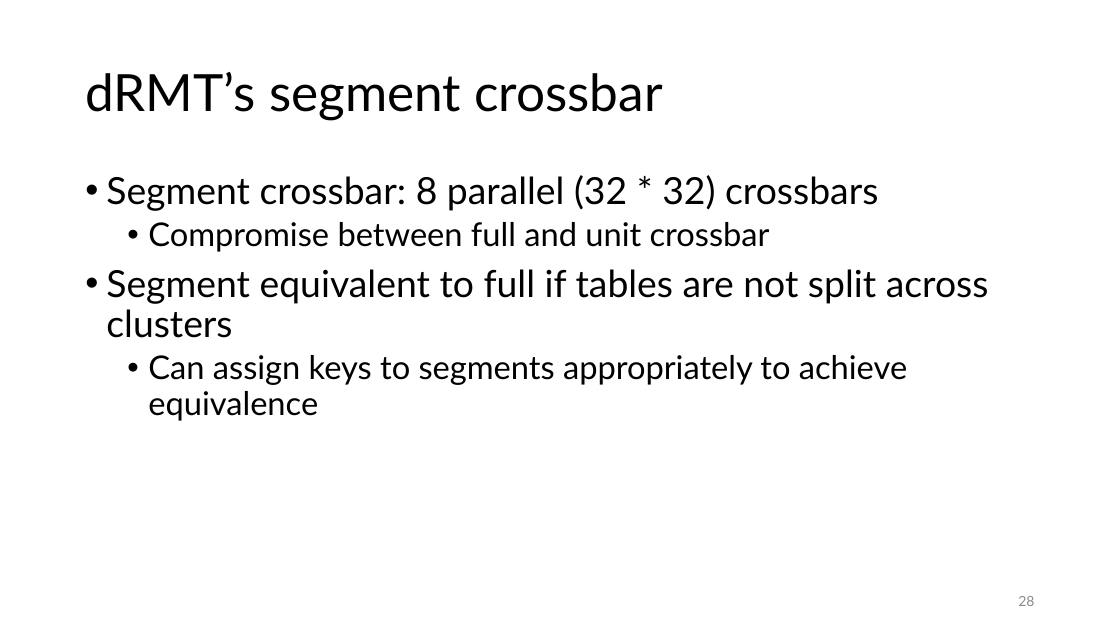
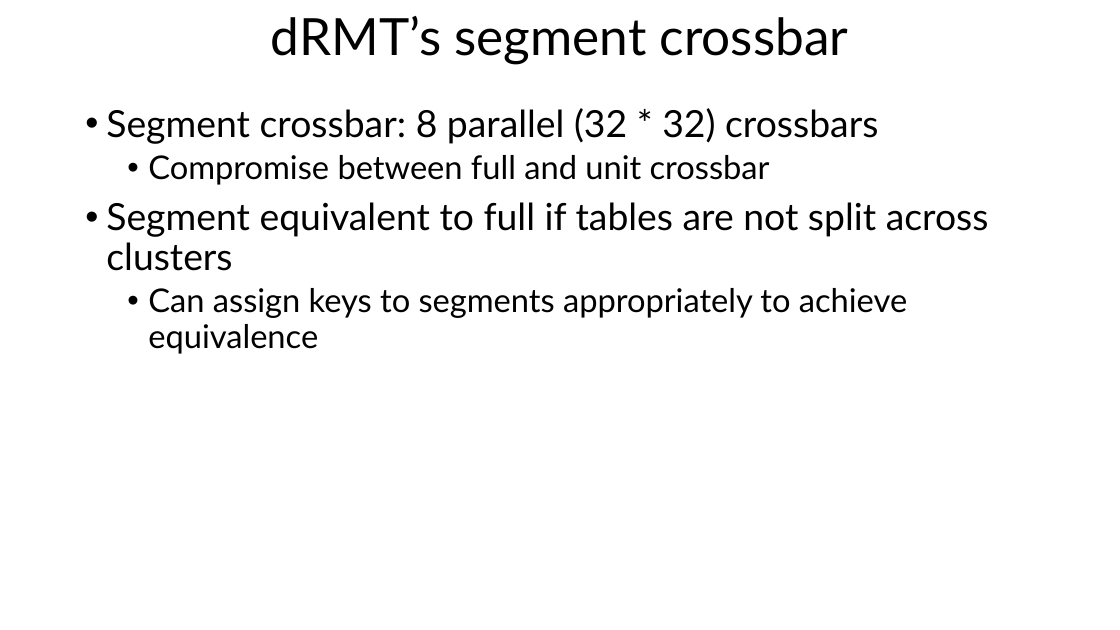
Before and after one commit to anirudhSK/drmt_talk, a slide deck: slide 26 of drmt_sigcomm.pptx (slide 28 before the commit). Drawn at 1120x630 pixels with LibreOffice and Linux fonts; fonts in the diff are those of the drawing. Boxes give left, top, right and bottom in pixels: in the first picture for what was removed or moved away, otherwise in the second. Text is boxed around its words. In the diff, an @@ line names an element or a change of style, - is before the commit and + after.

```diff
--- a/drmt_sigcomm.pptx
+++ b/drmt_sigcomm.pptx
@@ title "dRMT’s segment crossbar": place and size @@
-title "dRMT’s segment crossbar" at (85,72,663,120)
+title "dRMT’s segment crossbar" at (271,16,849,65)
@@ title "dRMT’s segment crossbar" at (271,16,849,65): alignment left to centre @@
@@ text "Segment crossbar: 8 parallel (32 ...": place and size @@
-text "Segment crossbar: 8 parallel (32 ..." at (106,175,989,421)
+text "Segment crossbar: 8 parallel (32 ..." at (106,108,989,354)
@@ page number removed at (1018,596,1034,606) @@
-28
```
Also in this commit, not shown: 34 other slides changed, 1 slide added, 2 slides removed.
